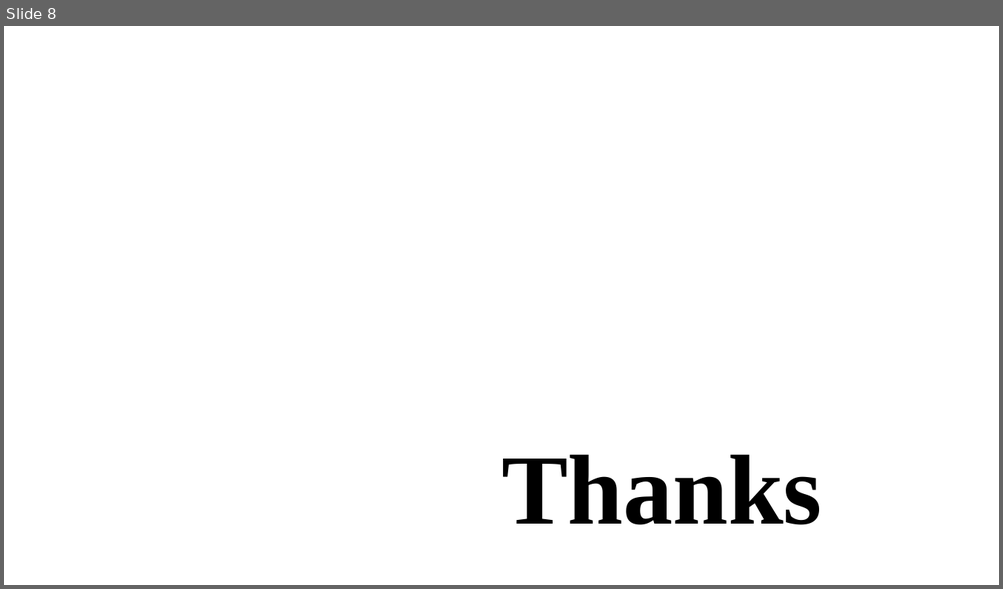
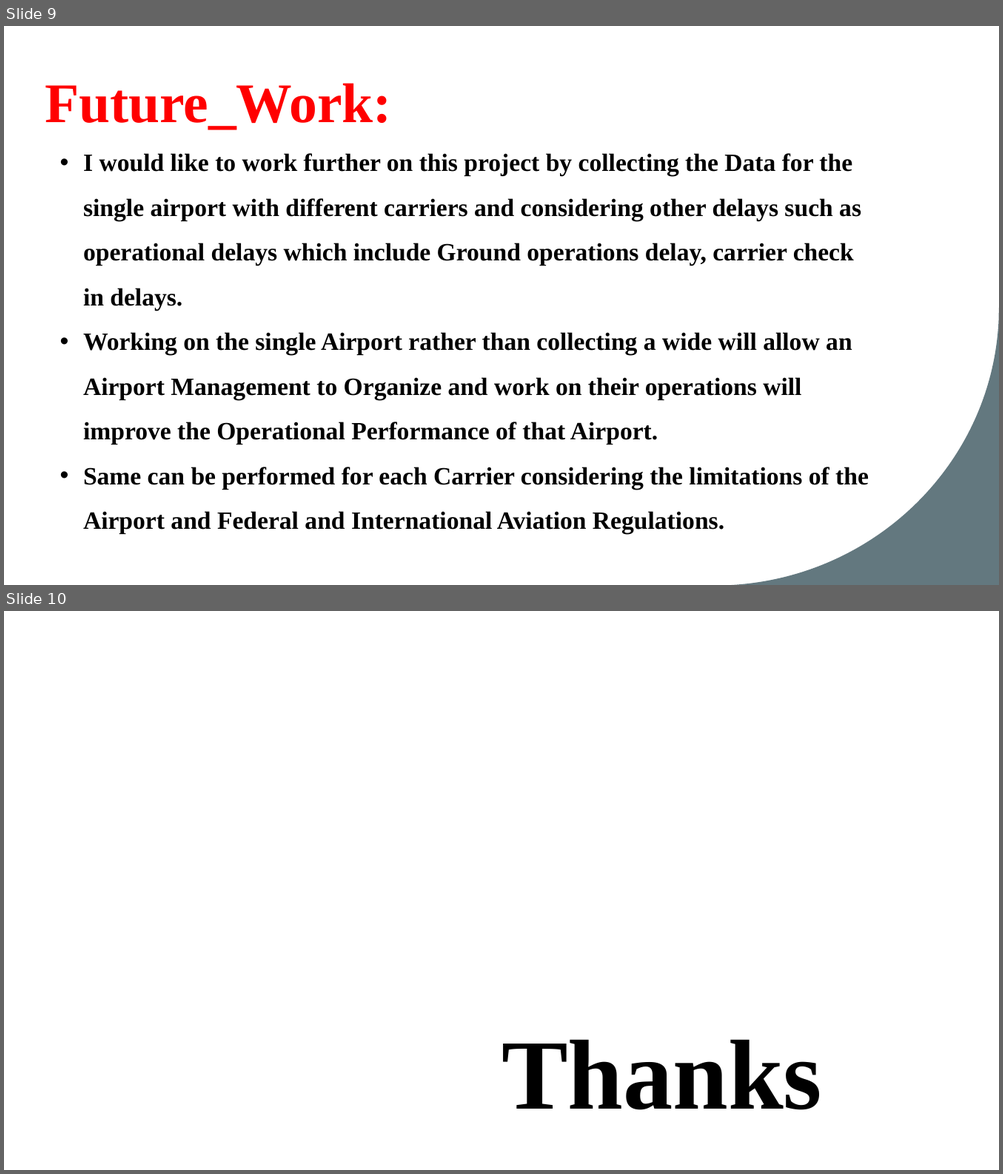
Before and after one commit to vinay-polanki/ATC_R_Project, a slide deck: Atc & Visualisation.pptx. Shown one above the other, each under a label of ours: slide 8 before the commit, slides 9 and 10 after it. The pictures are 1003x589 and 1003x1174 pixels, drawn with LibreOffice and Linux fonts; fonts in the diff are those of the drawing; background and template pictures are left out. Boxes give left, top, right and bottom in pixels: in the first picture for what was removed or moved away, otherwise in the second. Text is boxed around its words. In the diff, an @@ line names an element or a change of style, - is before the commit and + after.

```diff
--- a/Atc & Visualisation.pptx
+++ b/Atc & Visualisation.pptx
@@ slide 9 added at (x1=4, y1=26, x2=999, y2=585), background #FFFFFF @@
@@ text added at (x1=45, y1=83, x2=392, y2=130), 54 pt, text #FF0000, bold @@
+Future_Work:
@@ text added at (x1=83, y1=153, x2=868, y2=534), 24 pt, text #000000, bold @@
+• I would like to work further on this project by collecting the Data for the single airport with different carriers and considering other delays such as operational delays which include Ground operations delay, carrier check in delays.
+• Working on the single Airport rather than collecting a wide will allow an Airport Management to Organize and work on their operations will improve the Operational Performance of that Airport.
+• Same can be performed for each Carrier considering the limitations of the Airport and Federal and International Aviation Regulations.
@@ freeform shape added at (x1=723, y1=308, x2=999, y2=585), fill #63787F @@
@@ what was slide 8 is now slide 10 @@
```
Also in this commit, not shown: 1 slide changed, 7 other slides added, 6 slides removed.
